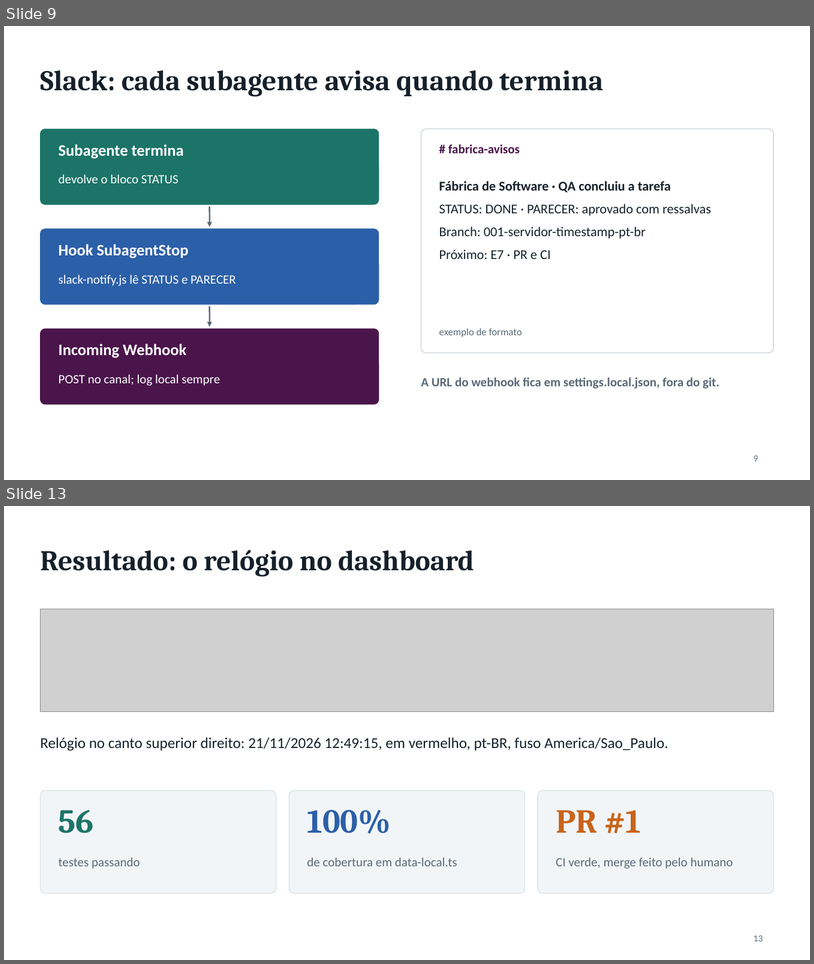
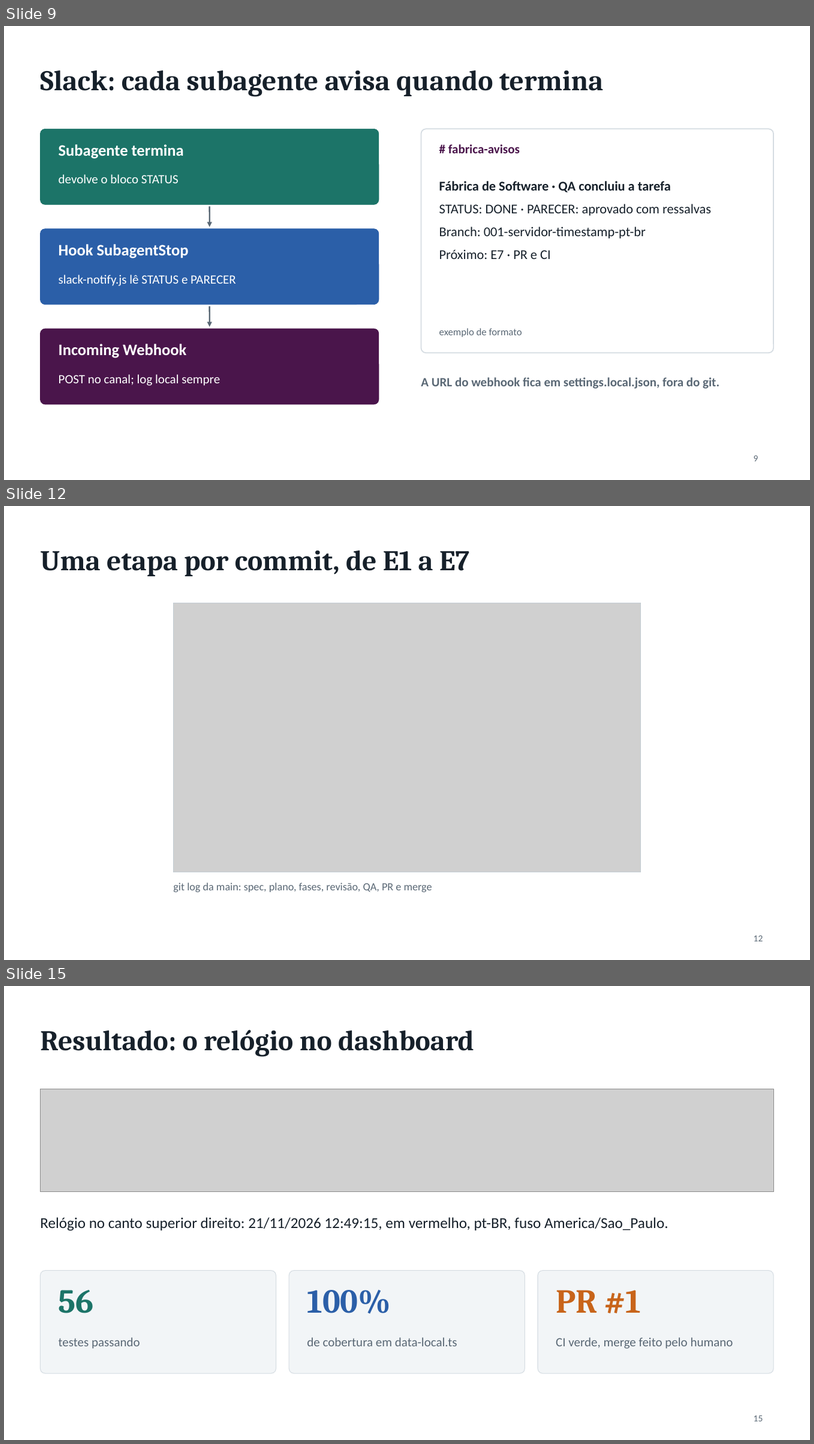
Before and after one commit to liviagomes30/fabrica-petcontrol, a slide deck: docs/fabrica/apresentacao-fabrica-claude-code.pptx. Shown one above the other, each under a label of ours: slides 9 and 13 before the commit, slides 9, 12 and 15 after it; the slides between them are not shown. The pictures are 814x964 and 814x1444 pixels, drawn with LibreOffice and Linux fonts; fonts in the diff are those of the drawing; grey boxes stand for pictures. Boxes give left, top, right and bottom in pixels: in the first picture for what was removed or moved away, otherwise in the second. Text is boxed around its words. In the diff, an @@ line names an element or a change of style, - is before the commit and + after.

```diff
--- a/docs/fabrica/apresentacao-fabrica-claude-code.pptx
+++ b/docs/fabrica/apresentacao-fabrica-claude-code.pptx
@@ slide 12 added at [4,506,810,960], background #FFFFFF @@
@@ title added at [40,550,470,576], 34 pt, text #16202A, bold @@
+Uma etapa por commit, de E1 a E7
@@ picture added at [173,603,641,872] @@
@@ rectangle added at [173,603,641,872], outline #C3CCD4 1 pt @@
@@ text added at [173,882,432,892], 13 pt, text #5A6875 @@
+git log da main: spec, plano, fases, revisão, QA, PR e merge
@@ page number added at [754,935,764,941], 11 pt, text #5A6875 @@
+12
@@ what was slide 13 is now slide 15 @@
@@ page number at [754,1415,764,1421]: text changed @@
-13
+15
```
Also in this commit, not shown: 1 slide changed, 4 other slides added, 2 slides removed, 9 other files.
